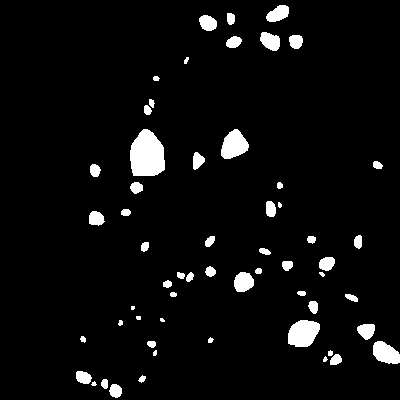
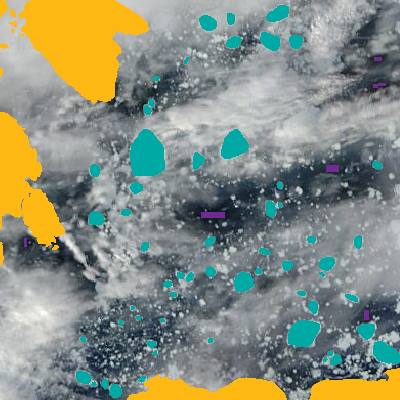
Two versions of the same layered image (400×400). Layer-by-layer changes:
added layer "water samples" (2nd of 2) above "ice floes" over [24, 57, 386, 320]
hid "ice floes" (1st of 2) over [0, 0, 400, 400]
